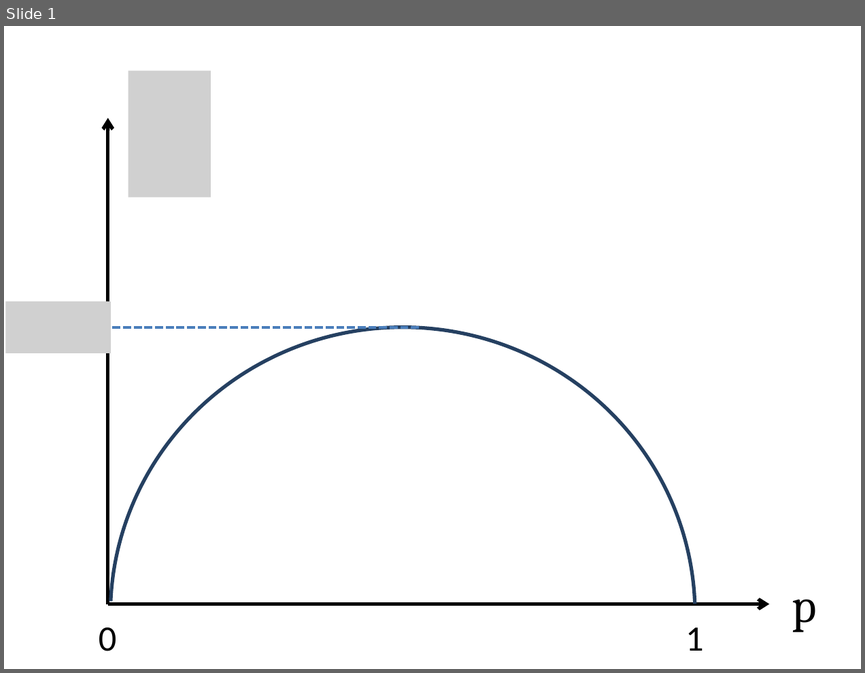
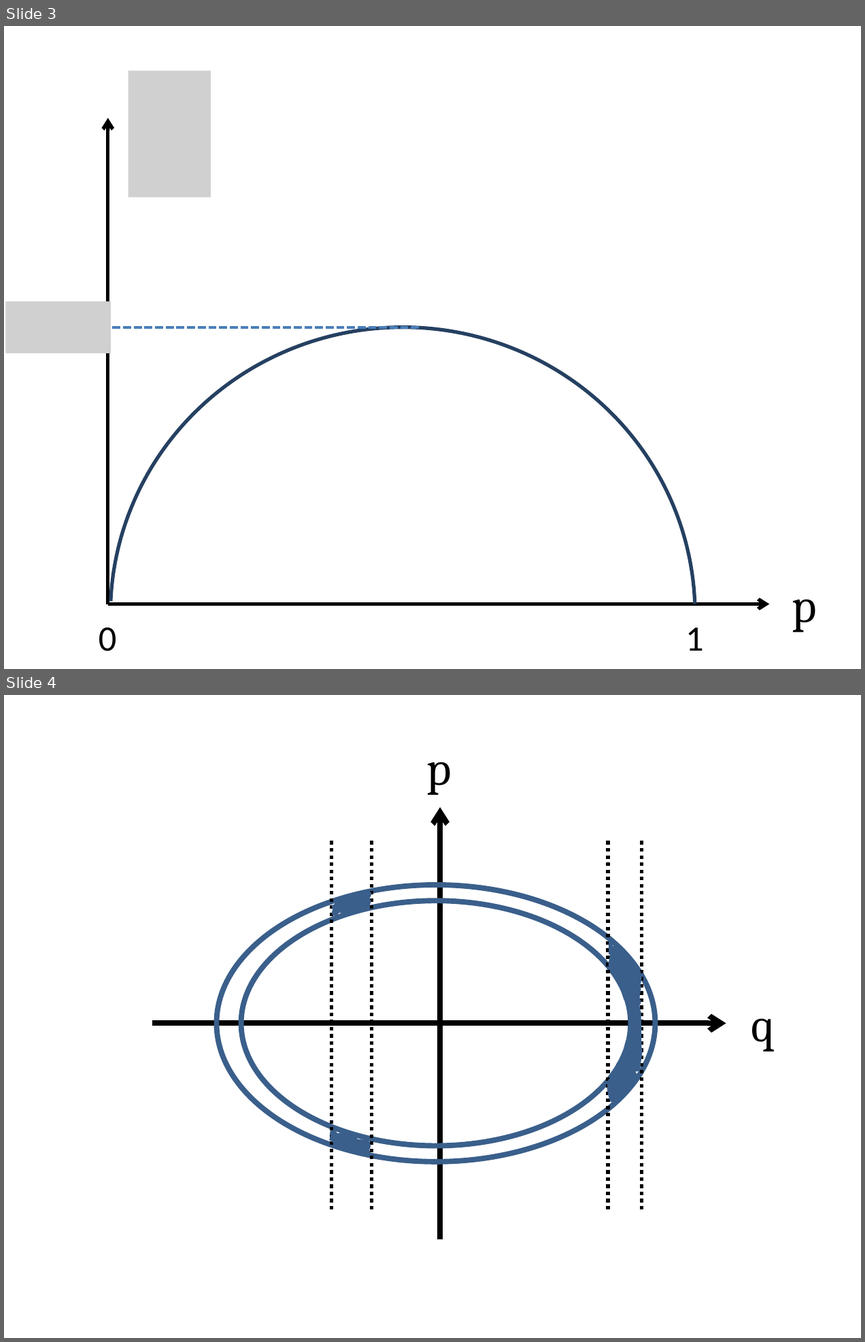
Before and after one commit to sophiahenckell/HIWI_Computersimulation, a slide deck: Bilder.pptx. Shown one above the other, each under a label of ours: slide 1 before the commit, slides 3 and 4 after it. The pictures are 865x673 and 865x1342 pixels, drawn with LibreOffice and Linux fonts; fonts in the diff are those of the drawing; grey boxes stand for pictures. Boxes give left, top, right and bottom in pixels: in the first picture for what was removed or moved away, otherwise in the second. Text is boxed around its words. In the diff, an @@ line names an element or a change of style, - is before the commit and + after.

```diff
--- a/Bilder.pptx
+++ b/Bilder.pptx
@@ slide 4 added at (4,695,861,1338), background #FFFFFF @@
@@ text added at (426,762,451,795), 40 pt, text #000000 @@
+p
@@ arrow added from (440, 1239) to (440, 807), #000000 4.5 pt @@
@@ line added from (331, 841) to (331, 1212), #000000 3 pt dashed @@
@@ line added from (372, 841) to (372, 1212), #000000 3 pt dashed @@
@@ line added from (608, 841) to (608, 1212), #000000 3 pt dashed @@
@@ line added from (641, 841) to (641, 1212), #000000 3 pt dashed @@
@@ ellipse added at (216,884,655,1161), outline #3A5F8C 4.5 pt @@
@@ freeform shape added at (334,894,368,915), outline #3A5F8C 4.5 pt @@
@@ ellipse added at (241,900,631,1146), outline #3A5F8C 4.5 pt @@
@@ freeform shape added at (609,938,633,1083), outline #3A5F8C 2 pt @@
@@ freeform shape added at (611,949,639,1098), outline #3A5F8C 6 pt @@
@@ freeform shape added at (611,947,638,1090), outline #3A5F8C 6 pt @@
@@ text added at (751,1018,775,1051), 40 pt, text #000000 @@
+q
@@ arrow added from (152, 1023) to (726, 1023), #000000 4.5 pt @@
@@ freeform shape added at (330,1131,368,1153), outline #3A5F8C 4.5 pt @@
@@ what was slide 1 is now slide 3 @@
```
Also in this commit, not shown: 26 other slides added, 5 other files.
